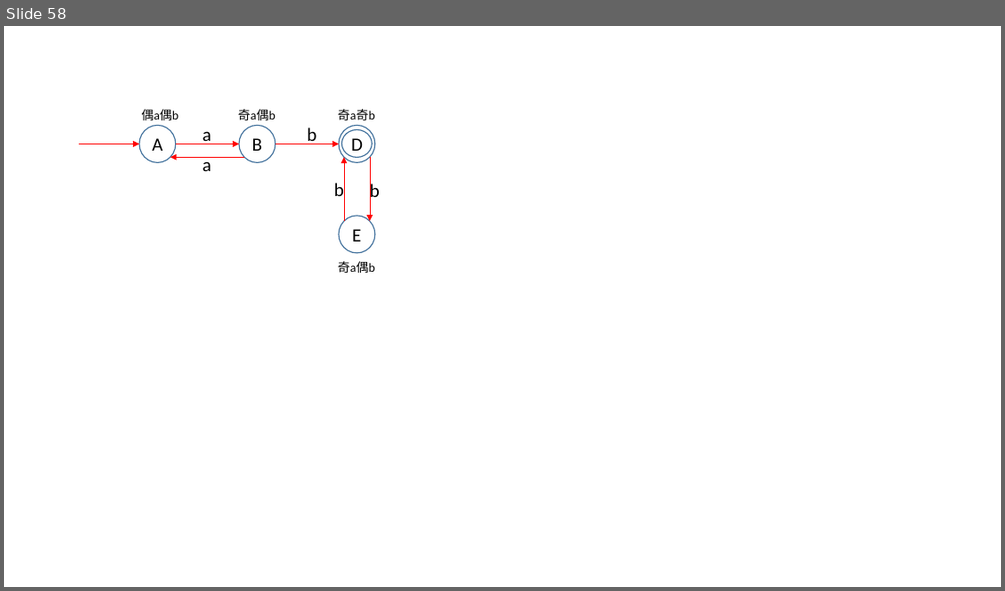
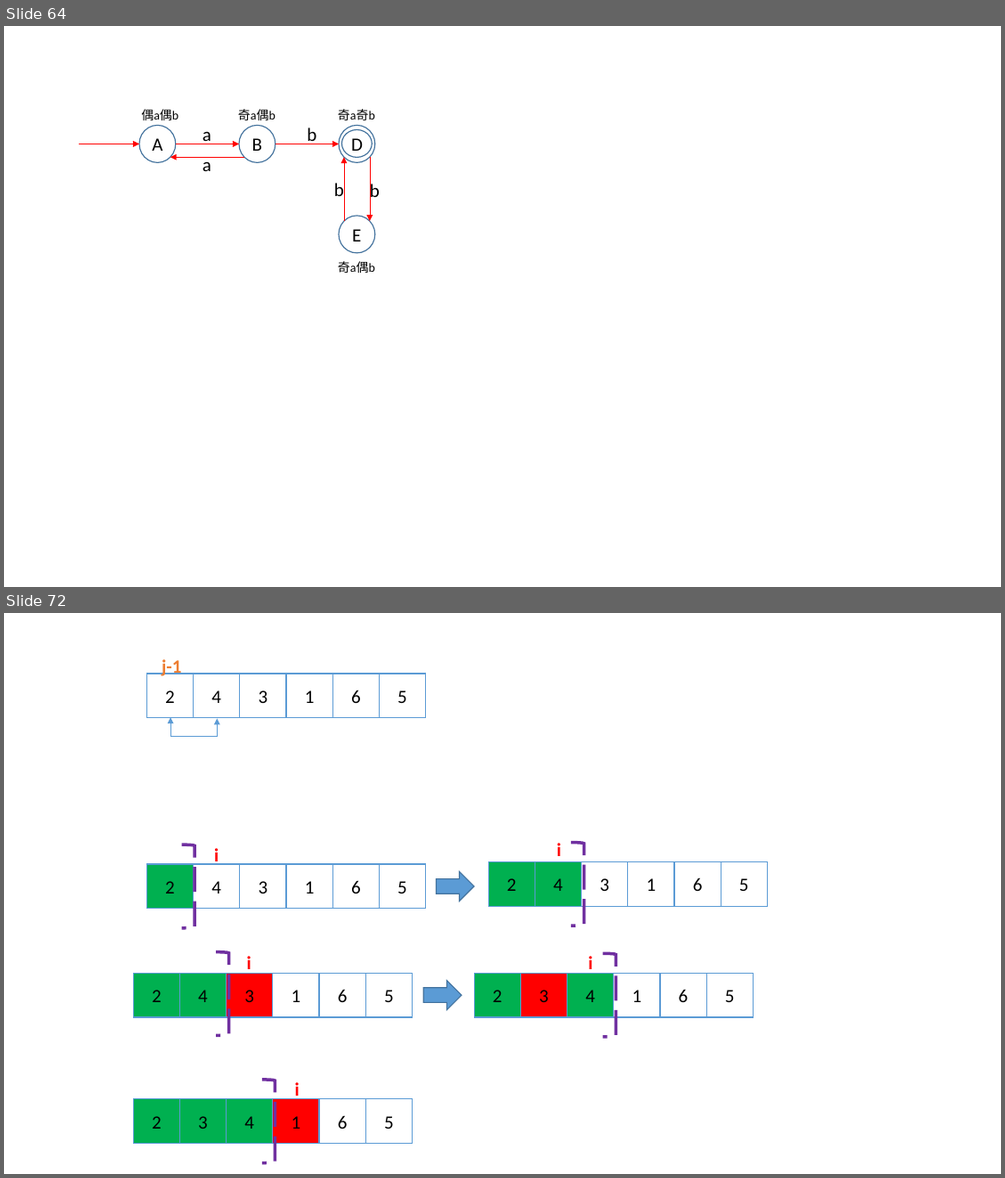
Before and after one commit to Waynefn/cpp_ds_algo, a slide deck: ppt.pptx. Shown one above the other, each under a label of ours: slide 58 before the commit, slides 64 and 72 after it; the slides between them are not shown. The pictures are 1005x591 and 1005x1178 pixels, drawn with LibreOffice and Linux fonts; fonts in the diff are those of the drawing. Boxes give left, top, right and bottom in pixels: in the first picture for what was removed or moved away, otherwise in the second. Text is boxed around its words. In the diff, an @@ line names an element or a change of style, - is before the commit and + after.

```diff
--- a/ppt.pptx
+++ b/ppt.pptx
@@ slide 72 added at box(4, 613, 1001, 1174), background #FFFFFF @@
@@ text added at box(162, 659, 181, 676), 18 pt, text #ED7D31, bold @@
+j-1
@@ group added at box(146, 674, 426, 718): 6 rectangles @@
+2
+4
+3
+1
+6
+5
@@ elbow double arrow added from (170, 718) to (217, 718), #5B9BD5 0.5 pt @@
@@ right bracket added at box(182, 844, 194, 928), outline #7030A0 3 pt dashed @@
@@ text added at box(214, 848, 218, 865), 18 pt, text #FF0000, bold @@
+i
@@ text added at box(557, 843, 561, 862), 18 pt, text #FF0000, bold @@
+i
@@ right bracket added at box(571, 843, 583, 925), outline #7030A0 3 pt dashed @@
@@ group added at box(146, 864, 426, 908): 6 rectangles @@
+2
+4
+3
+1
+6
+5
@@ right arrow added at box(437, 872, 474, 901), fill #5B9BD5, outline #43739E 1 pt @@
@@ group added at box(488, 862, 768, 906): 6 rectangles @@
+2
+4
+3
+1
+6
+5
@@ right bracket added at box(216, 952, 228, 1035), outline #7030A0 3 pt dashed @@
@@ text added at box(247, 954, 251, 975), 18 pt, text #FF0000, bold @@
+i
@@ text added at box(588, 956, 592, 975), 18 pt, text #FF0000, bold @@
+i
@@ right bracket added at box(603, 953, 615, 1037), outline #7030A0 3 pt dashed @@
@@ group added at box(133, 973, 413, 1017): 6 rectangles @@
+2
+4
+3
+1
+6
+5
@@ right arrow added at box(423, 981, 461, 1010), fill #5B9BD5, outline #43739E 1 pt @@
@@ group added at box(474, 973, 752, 1017): 6 rectangles @@
+2
+3
+4
+1
+6
+5
@@ right bracket added at box(262, 1079, 275, 1163), outline #7030A0 3 pt dashed @@
@@ text added at box(295, 1080, 299, 1102), 18 pt, text #FF0000, bold @@
+i
@@ group added at box(133, 1099, 413, 1143): 6 rectangles @@
+2
+3
+4
+1
+6
+5
@@ what was slide 58 is now slide 64 @@
```
Also in this commit, not shown: 5 slides changed, 27 other slides added, 11 other files.
